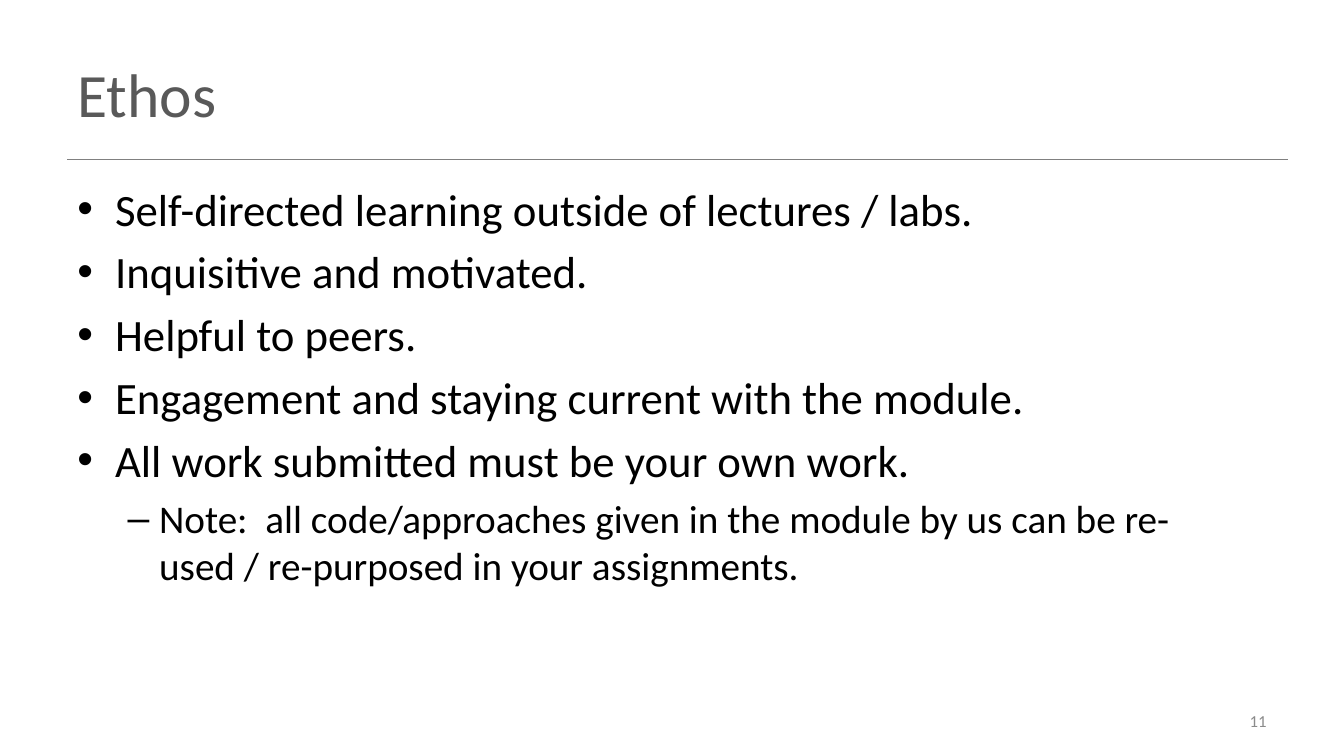
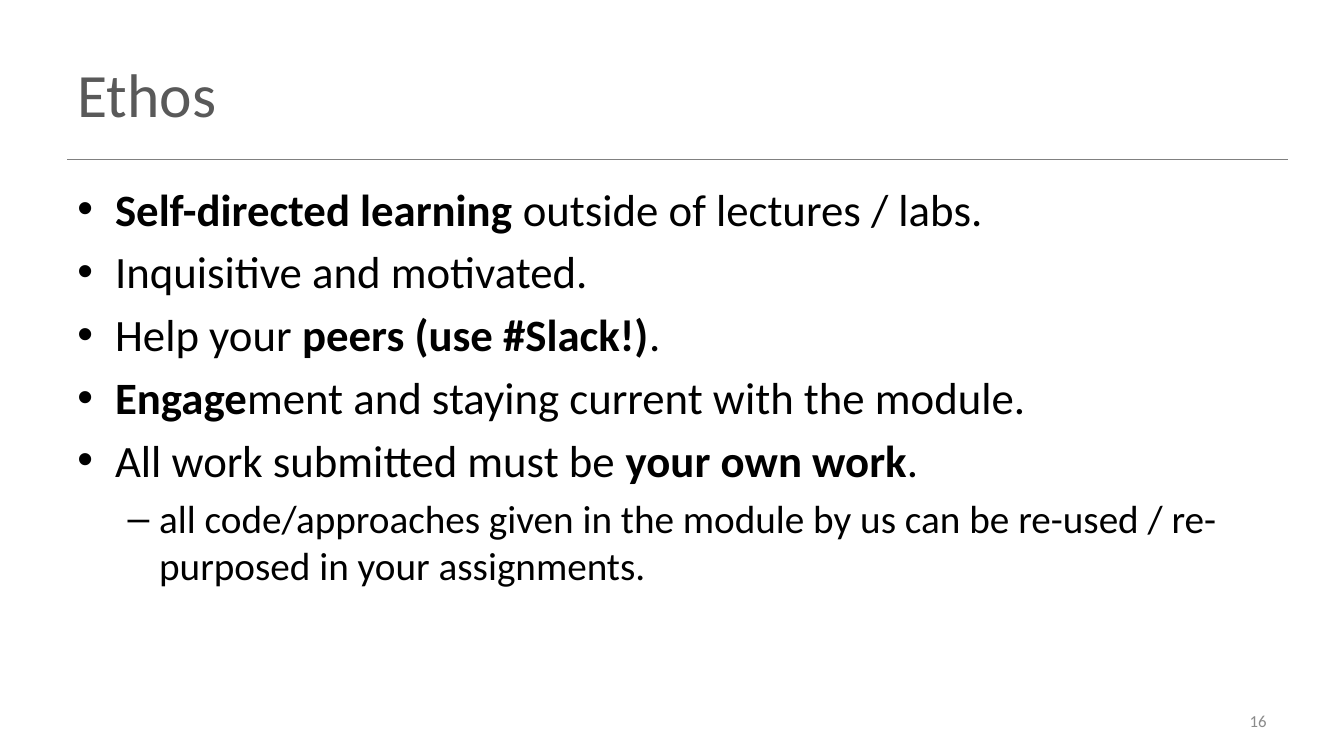
Before and after one commit to wit-hdip-comp-sci-2019/wit-hdip-comp-sci-2019.github.io, a slide deck: slide 16 of g1-induction/unit-1-semester-1/talk-3-programming/a-intro-to-programming.pptx (slide 11 before the commit). Drawn at 1344x756 pixels with LibreOffice and Linux fonts; fonts in the diff are those of the drawing. Boxes give left, top, right and bottom in pixels: in the first picture for what was removed or moved away, otherwise in the second. Text is boxed around its words. In the diff, an @@ line names an element or a change of style, - is before the commit and + after.

```diff
--- a/g1-induction/unit-1-semester-1/talk-3-programming/a-intro-to-programming.pptx
+++ b/g1-induction/unit-1-semester-1/talk-3-programming/a-intro-to-programming.pptx
@@ text at [115, 194, 1025, 484]: bold on in "Self-directed learning", "Engagement", "your own work." @@
@@ text at [115, 318, 660, 359]: text changed; bold on @@
-• Helpful to peers.
+• Help your peers (use #Slack!).
@@ text at [159, 505, 1217, 587]: text changed @@
-  – Note: all code/approaches given in the module by us can be re-used / re-purposed in your assignments.
+  – all code/approaches given in the module by us can be re-used / re-purposed in your assignments.
@@ page number at [1250, 716, 1267, 727]: text changed @@
-11
+16
```
Also in this commit, not shown: 10 other slides changed, 8 slides added, 3 slides removed, 11 other files.
